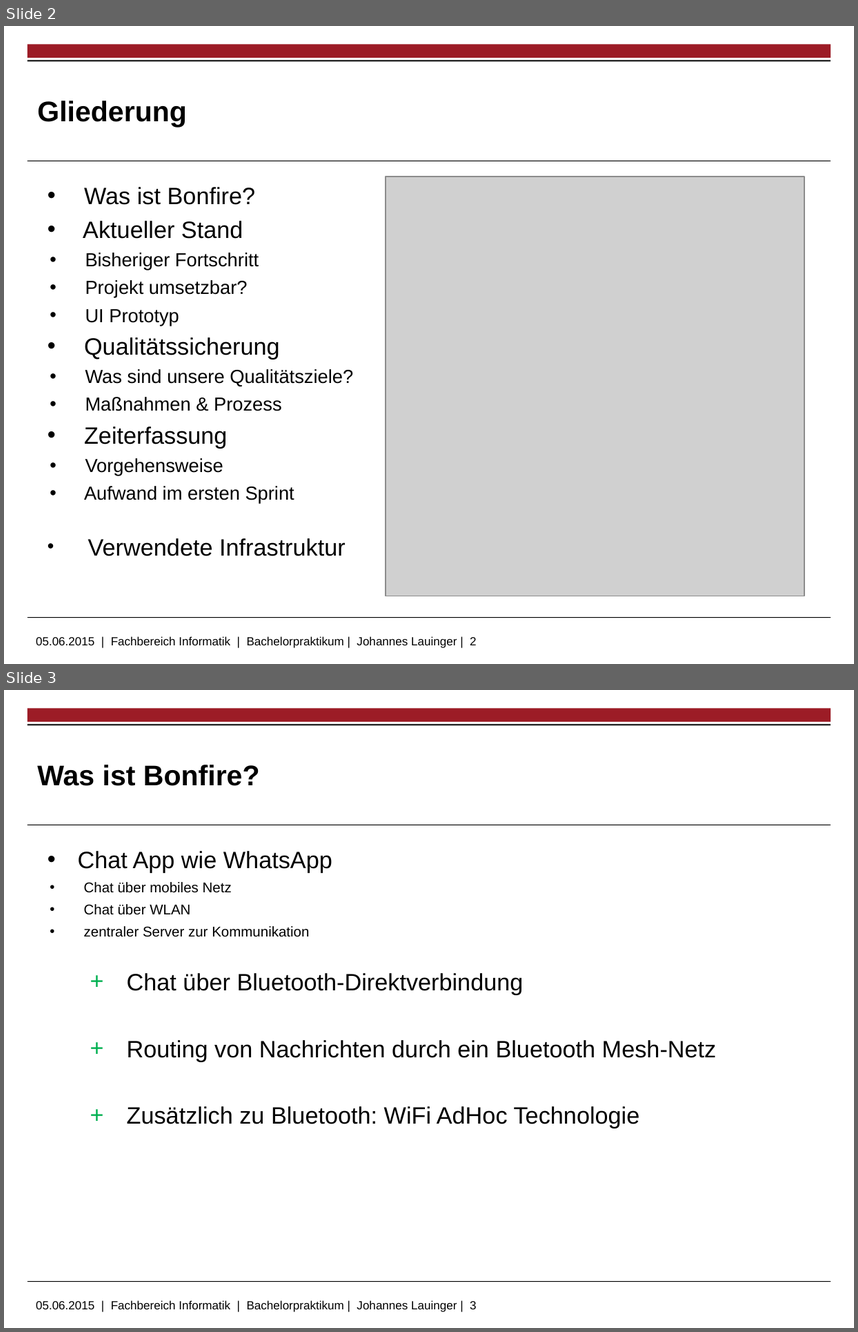
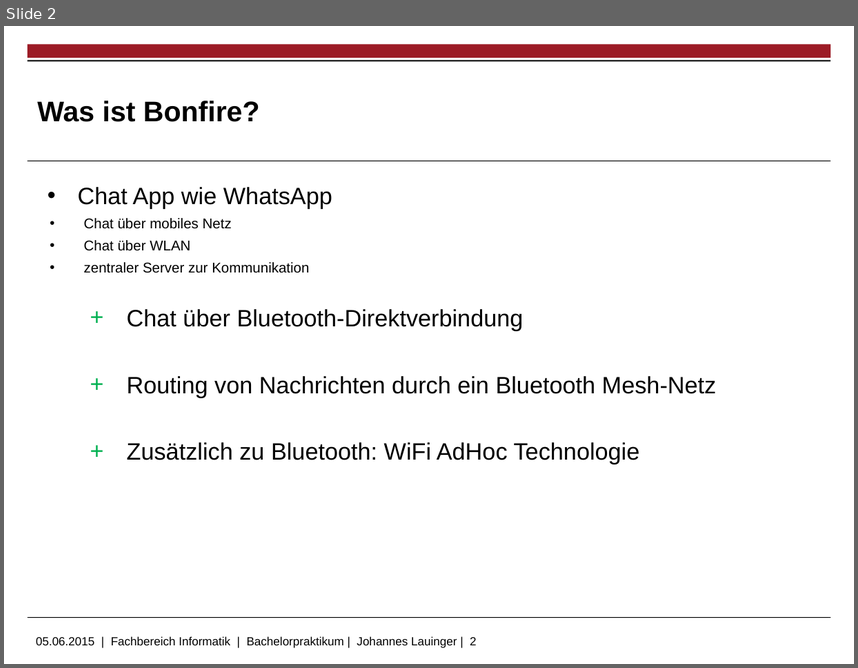
Before and after one commit to bonfire-chat/bonfire-chat-android, a slide deck: Vortrag/bonfire-folien-johannes.odp. Shown one above the other, each under a label of ours: slides 2 and 3 before the commit, slide 2 after it. The pictures are 858x1332 and 858x668 pixels, drawn with LibreOffice and Linux fonts; fonts in the diff are those of the drawing; grey boxes stand for pictures; background and template pictures are left out. Boxes give left, top, right and bottom in pixels: in the first picture for what was removed or moved away, otherwise in the second. Text is boxed around its words. In the diff, an @@ line names an element or a change of style, - is before the commit and + after.

```diff
--- a/Vortrag/bonfire-folien-johannes.odp
+++ b/Vortrag/bonfire-folien-johannes.odp
@@ slide 2 removed at [4, 26, 854, 664], background #FFFFFF; not listed: 5 template elements that a slide beside it also shows @@
@@ title removed at [37, 101, 187, 127] @@
-Gliederung
@@ text removed at [83, 187, 353, 556] @@
-• Was ist Bonfire?
-• Aktueller Stand
-  • Bisheriger Fortschritt
-  • Projekt umsetzbar?
-  • UI Prototyp
-• Qualitätssicherung
-  • Was sind unsere Qualitätsziele?
-  • Maßnahmen & Prozess
-• Zeiterfassung
-  • Vorgehensweise
-  • Aufwand im ersten Sprint
-• Verwendete Infrastruktur
@@ picture removed at [386, 176, 805, 595] @@
@@ what was slide 3 is now slide 2 @@
@@ text at [36, 636, 477, 648]: text changed @@
-05.06.2015 | Fachbereich Informatik | Bachelorpraktikum | Johannes Lauinger | 3
+05.06.2015 | Fachbereich Informatik | Bachelorpraktikum | Johannes Lauinger | 2
```
Also in this commit, not shown: 4 slides changed, 2 slides added, 1 other file.
